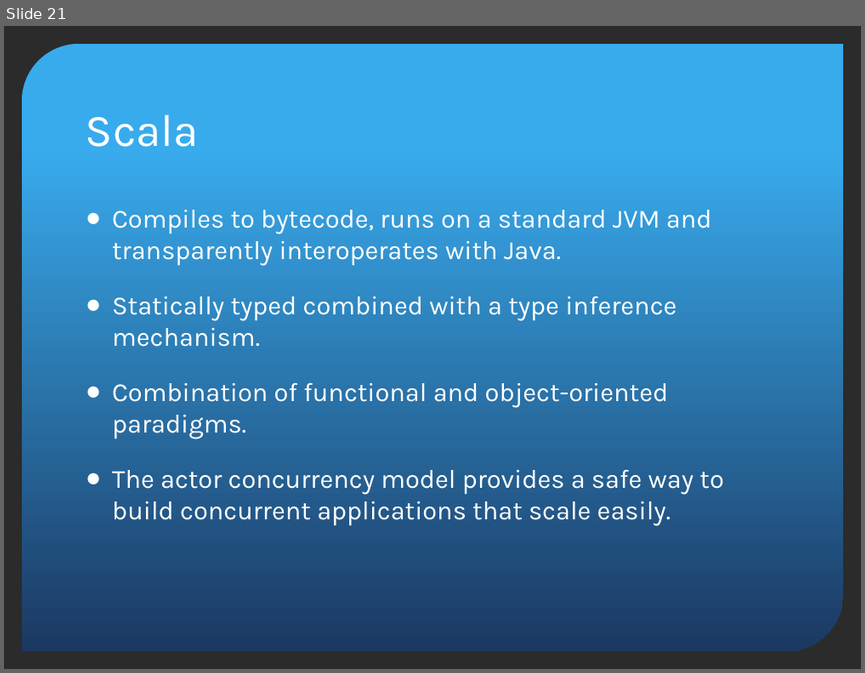
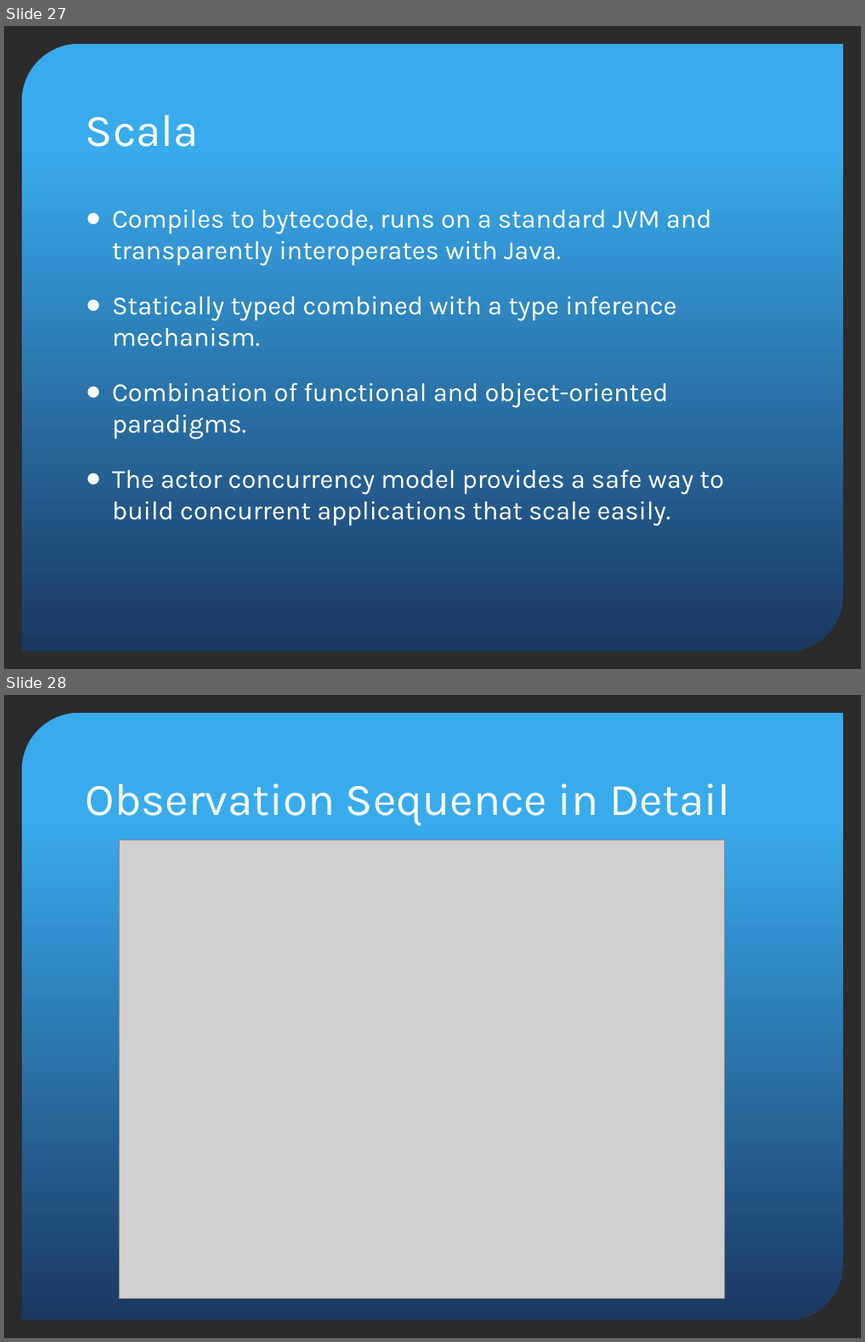
Before and after one commit to jluhrs/gmp, a slide deck: gds-api/src/main/doc/GDSDesignReview.pptx. Shown one above the other, each under a label of ours: slide 21 before the commit, slides 27 and 28 after it. The pictures are 865x673 and 865x1342 pixels, drawn with LibreOffice and Linux fonts; fonts in the diff are those of the drawing; grey boxes stand for pictures; background and template pictures are left out; a plain dark background stands for a picture behind light text. Boxes give left, top, right and bottom in pixels: in the first picture for what was removed or moved away, otherwise in the second. Text is boxed around its words. In the diff, an @@ line names an element or a change of style, - is before the commit and + after.

```diff
--- a/gds-api/src/main/doc/GDSDesignReview.pptx
+++ b/gds-api/src/main/doc/GDSDesignReview.pptx
@@ slide 28 added at [4,695,861,1338], background picture (left out); not listed: 1 template element that a slide beside it also shows @@
@@ title added at [86,783,730,826], 38 pt, text #FFFFFF @@
+Observation Sequence in Detail
@@ picture added at [120,839,725,1298] @@
@@ what was slide 21 is now slide 27 @@
```
Also in this commit, not shown: 10 slides changed, 7 other slides added, 2 slides removed.
